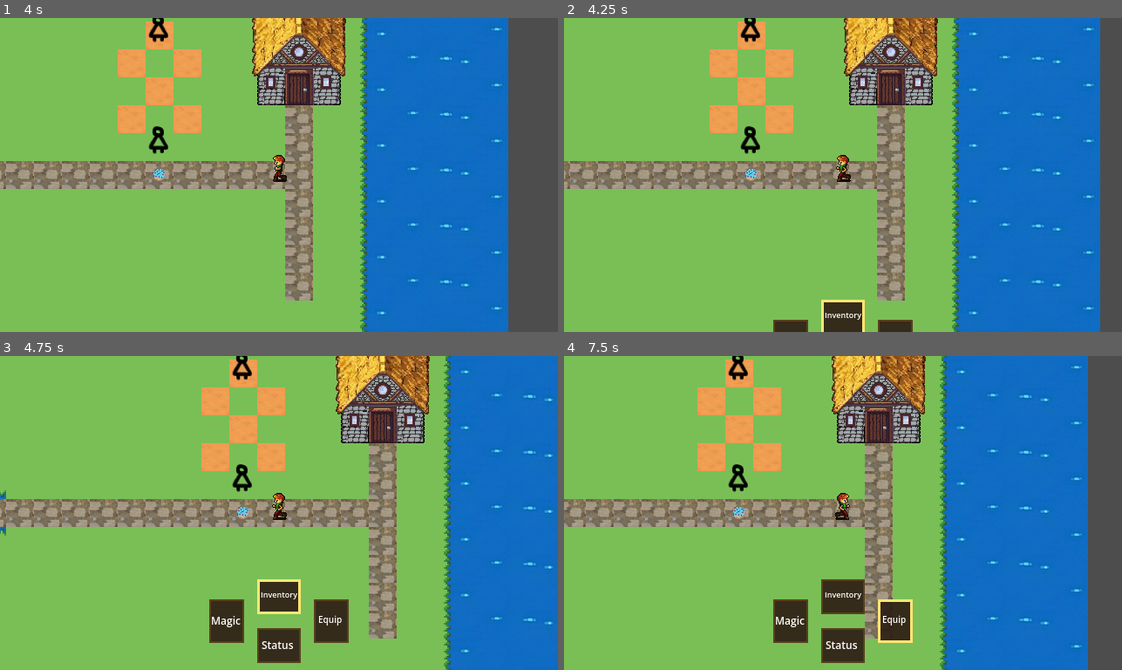
Above: before the commit, frames 1-4 (two rows, left to right).
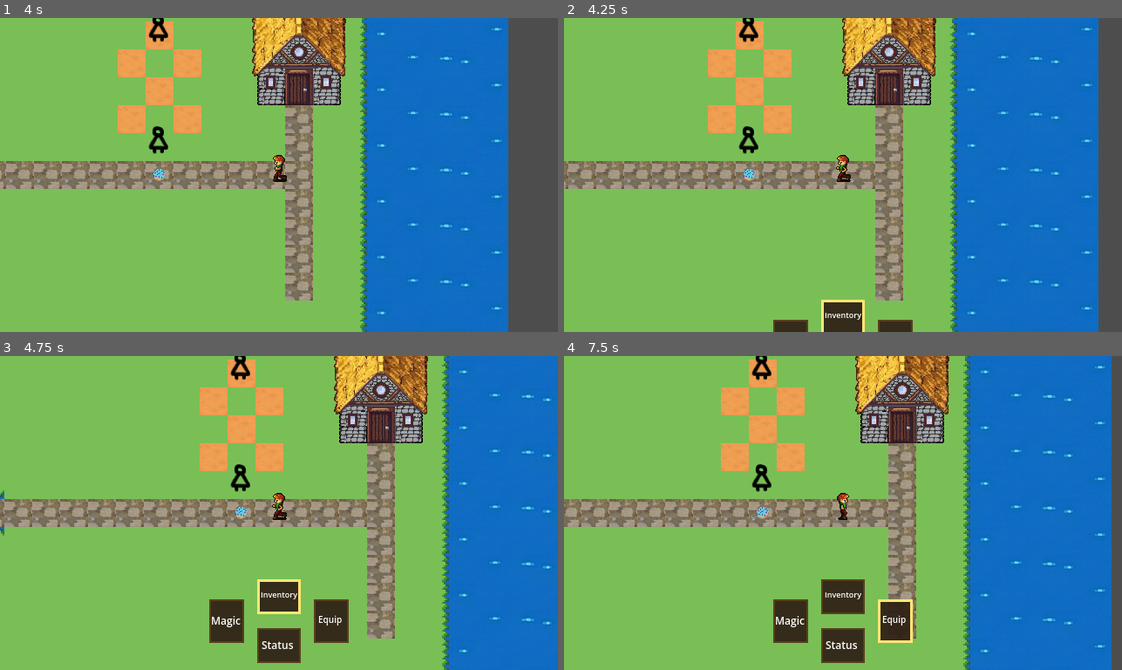
Above: after the commit, the same moments.

Repository: SF1NX7/project-s-7
Game: Godot game, scene res://scene/world/World_1.tscn
Two runs of this game, one before a commit and one after it. Both use one fixed random seed, a clock stepped at 60 frames per second and the inputs below.
Inputs:
- Up to frame 1 (4 s): tap Enter (ui_accept) at 0.5, 0.77, 1.52, 3.02, 3.77 s; hold D (move_right) 0.53-1.28 s; hold E (action) 0.53-1.28 s; hold S (move_down) 1.28-2.03 s; tap E (action) at 1.35, 2.85 s; hold D (move_right) 2.03-2.78 s; hold E (action) 2.03-2.78 s; hold W (move_up) 2.78-3.53 s; hold A (move_left) from 3.53 s (still down); hold E (action) from 3.53 s (still down)
- Up to frame 2 (4.25 s): keep holding A (move_left); keep holding E (action); tap Tab (menu) at 4.15 s
- Up to frame 3 (4.75 s): keep holding A (move_left); release E (action) at 4.28 s; tap E (action) at 4.35 s; tap Enter (ui_accept) at 4.52 s
- Up to frame 4 (7.5 s): release A (move_left) at 5.03 s; hold S (move_down) 5.03-5.78 s; hold E (action) 5.03-5.78 s; hold D (move_right) 5.78-6.53 s; tap E (action) at 5.85, 7.35 s; tap Enter (ui_accept) at 6.02, 6.77 s; hold W (move_up) 6.53-7.28 s; hold E (action) 6.53-7.28 s; hold D (move_right) from 7.28 s (still down)

Frame 1 is identical in both runs. In frame 2, 6.5% of the frame differs, in the area x 0-97%, y 0-100%; in frame 3, 6.4%; in frame 4, 26%, in the area x 0-99%, y 0-100%.

Commit message:
Update menu_ui.gd

Diff:
--- a/script/ui/menu_ui.gd
+++ b/script/ui/menu_ui.gd
@@ -78,8 +78,14 @@
 		get_viewport().set_input_as_handled()
 
 func open_menu() -> void:
+
+	var player = get_tree().current_scene.get_node_or_null("Player")
+	if player != null:
+		player.moving = false
+
 	if is_open:
 		return
+
 
 	is_open = true
 	update_selection()
